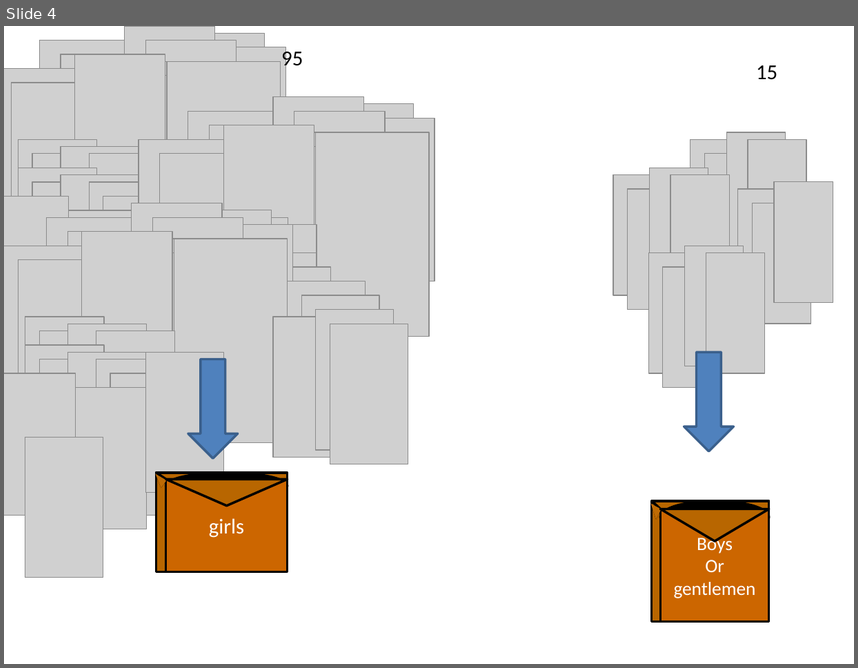
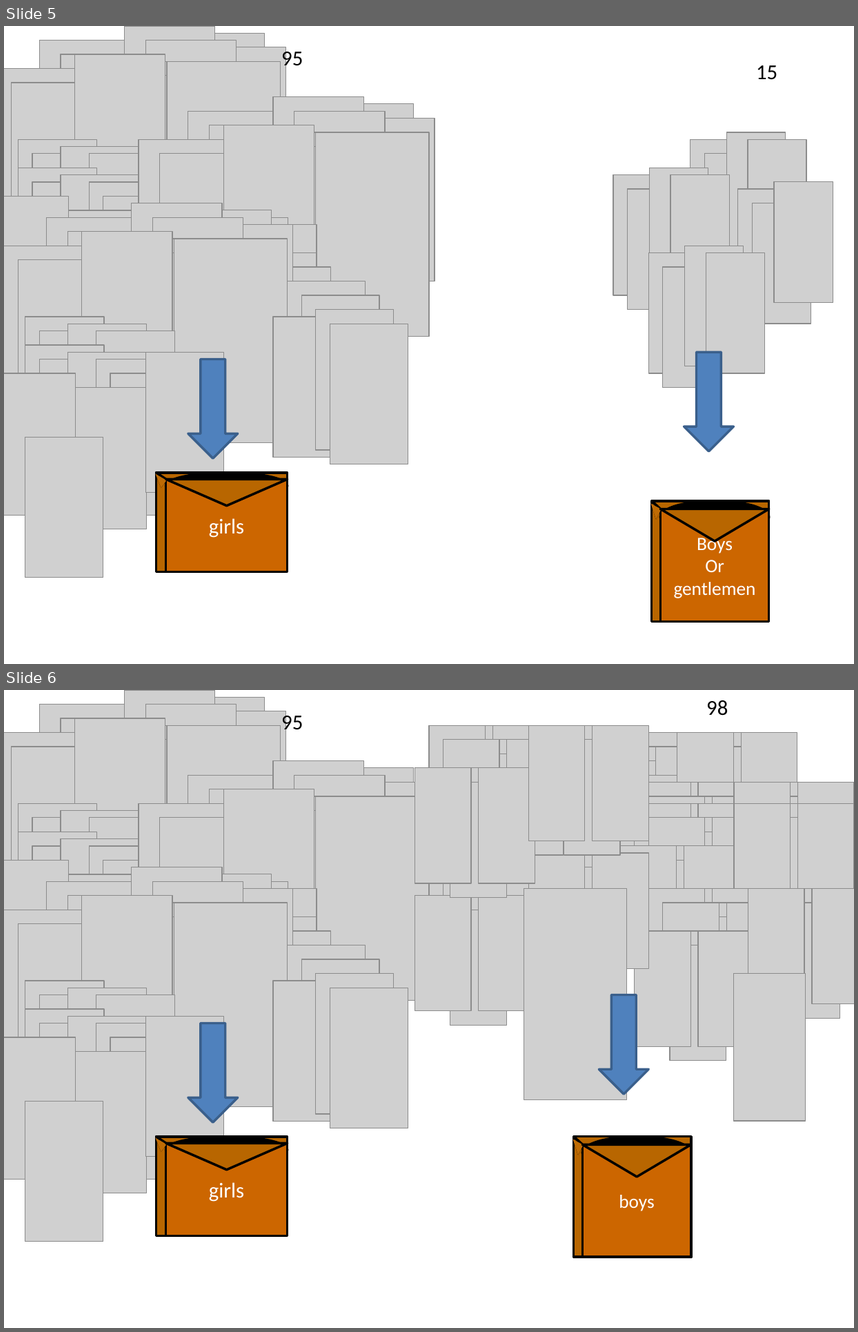
Before and after one commit to Anishkbansal/Talk-With-Computer, a slide deck: powerpoint resources/variable explained - hindi.pptx. Shown one above the other, each under a label of ours: slide 4 before the commit, slides 5 and 6 after it. The pictures are 858x668 and 858x1332 pixels, drawn with LibreOffice and Linux fonts; fonts in the diff are those of the drawing; grey boxes stand for pictures. Boxes give left, top, right and bottom in pixels: in the first picture for what was removed or moved away, otherwise in the second. Text is boxed around its words. In the diff, an @@ line names an element or a change of style, - is before the commit and + after.

```diff
--- a/powerpoint resources/variable explained - hindi.pptx
+++ b/powerpoint resources/variable explained - hindi.pptx
@@ slide 6 added at [4,690,854,1328], background #FFFFFF @@
@@ text added at [706,700,728,716], 18 pt, text #000000 @@
+98
@@ text added at [281,711,303,735], 18 pt, text #000000 @@
+95
@@ group added at [415,726,648,898]: 15 pictures @@
@@ group added at [564,733,797,905]: 15 pictures @@
@@ group added at [620,782,854,954]: 15 pictures @@
@@ group added at [620,803,854,976]: 15 pictures @@
@@ group added at [415,854,648,1025]: 15 pictures @@
@@ picture added at [524,888,627,1099] @@
@@ group added at [635,888,854,1061]: 15 pictures @@
@@ picture added at [733,973,806,1120] @@
@@ down arrow added at [599,994,648,1094], fill #4F81BD, outline #3A5F8C 2 pt @@
@@ down arrow added at [188,1023,238,1123], fill #4F81BD, outline #3A5F8C 2 pt @@
@@ group added at [4,690,435,1241]: 87 pictures @@
@@ group added at [153,1136,287,1236]: 2 rectangles, 2 triangles, 1 ellipse, 1 line @@
+girls
@@ group added at [571,1136,691,1257]: 2 rectangles, 2 triangles, 1 ellipse, 1 line @@
+boys
@@ what was slide 4 is now slide 5 @@
```
Also in this commit, not shown: 1 slide changed, 2 other slides added, 1 slide removed, 26 other files.
